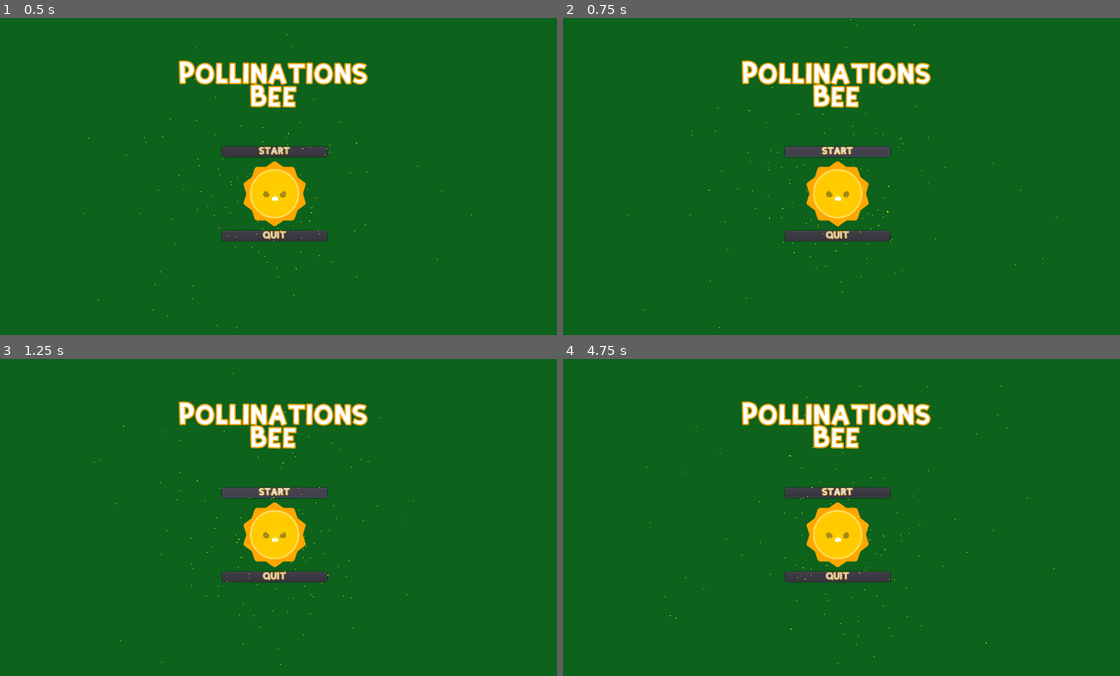
Above: before the commit, frames 1-4 (two rows, left to right).
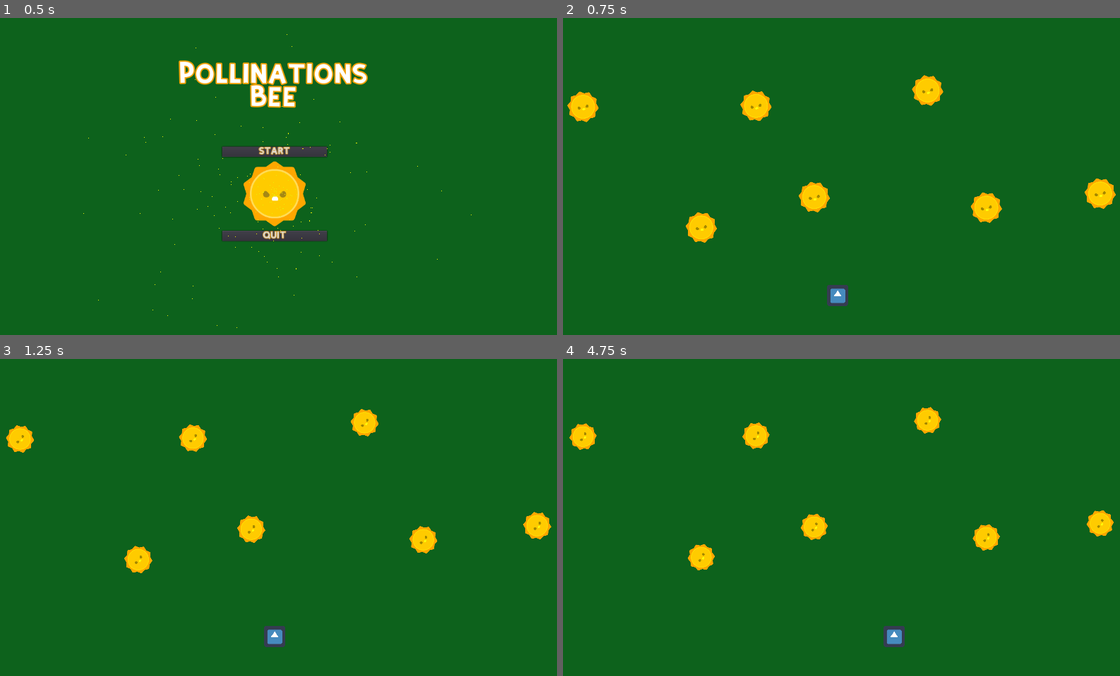
Above: after the commit, the same moments.

Repository: Szczocik/Pollinations_bee
Game: Godot game, scene res://GUI/MainMenu.tscn
Two runs of this game, one before a commit and one after it. Both use one fixed random seed, a clock stepped at 60 frames per second and the inputs below. The engine's default icon, where the game draws it, is replaced by a stand-in: a white triangle on a blue panel in a dark square.
Inputs (mouse positions are in pixels of both pictures, inside the frame that each line leads up to):
- Up to frame 1 (0.5 s): no input
- Up to frame 2 (0.75 s): click "START" at 0.5 s
- Up to frame 3 (1.25 s): no input
- Up to frame 4 (4.75 s): click (835, 492) at 1.25 s, where only the run before the commit has a clickable "START"; click (835, 492) at 2 s, where only the run before the commit has a clickable "START"; move the mouse to (964, 501) at 2.77 s; move the mouse to (724, 533) at 3.52 s; move the mouse to (891, 447) at 4.27 s

Frame 1 is identical in both runs. In frame 2, 7.8% of the frame differs, in the area x 0-100%, y 0-98%; in frame 3, 7.3%; in frame 4, 7.2%.

Commit message:
add World1

Diff:
--- a/GUI/MainMenu.gd
+++ b/GUI/MainMenu.gd
@@ -1,7 +1,7 @@
 extends Control
 
 func _on_StartButton_pressed():
-	get_tree().change_scene("res://World.tscn")
+	get_tree().change_scene("res://Worlds/World.tscn")
 
 
 func _on_QuitButton_pressed():
--- a/Player/Player.gd
+++ b/Player/Player.gd
@@ -59,7 +59,9 @@
 func add_score():
 	score += 1
 	if score >= 5:
-		$MenuTimer.start()
+		$ChangeSceneTimer.start()
+	if score >= 6:
+		$MenuTimer
 
 func pollition_effect():
 	$Pollination.emitting = true
@@ -75,3 +77,6 @@
 
 func _on_MenuTimer_timeout():
 	get_tree().change_scene("res://GUI/MainMenu.tscn")
+
+func _on_ChangeSceneTimer_timeout():
+	get_tree().change_scene("res://Worlds/World_" + str(int(get_tree().current_scene.name) + 1) + ".tscn")
--- a/Player/Player.tscn
+++ b/Player/Player.tscn
@@ -80,11 +80,16 @@
 [node name="Pollination_Timer" type="Timer" parent="."]
 one_shot = true
 
+[node name="ChangeSceneTimer" type="Timer" parent="."]
+wait_time = 5.0
+
 [node name="MenuTimer" type="Timer" parent="."]
 wait_time = 5.0
+one_shot = true
 
 [connection signal="timeout" from="Timer" to="." method="_on_Timer_timeout"]
 [connection signal="timeout" from="Pollination_Timer" to="." method="_on_Pollination_Timer_timeout"]
+[connection signal="timeout" from="ChangeSceneTimer" to="." method="_on_ChangeSceneTimer_timeout"]
 [connection signal="timeout" from="MenuTimer" to="." method="_on_MenuTimer_timeout"]
 
 [editable path="Pollination"]
--- a/Worlds/World_1.tscn
+++ b/Worlds/World_1.tscn
@@ -161,6 +161,8 @@
 [node name="Player" parent="." instance=ExtResource( 4 )]
 position = Vector2( 640, 630 )
 z_index = 1
+score = 5
+flower = ExtResource( 3 )
 
 [node name="MusicTimer" type="Timer" parent="."]
 wait_time = 10.0
